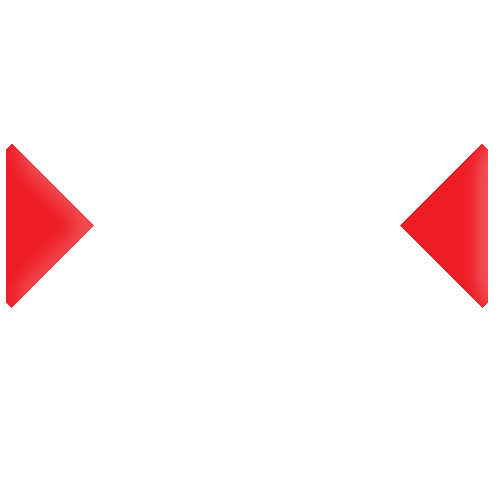
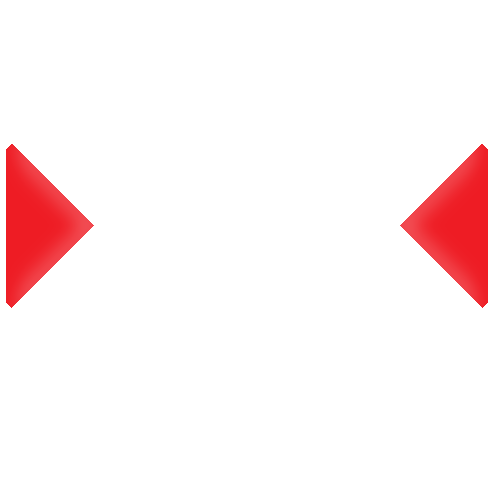
Layered file, before and after one edit (w=500, h=500). Changes by layer:
pixels changed over [400, 144, 488, 308] (layer not identified)
